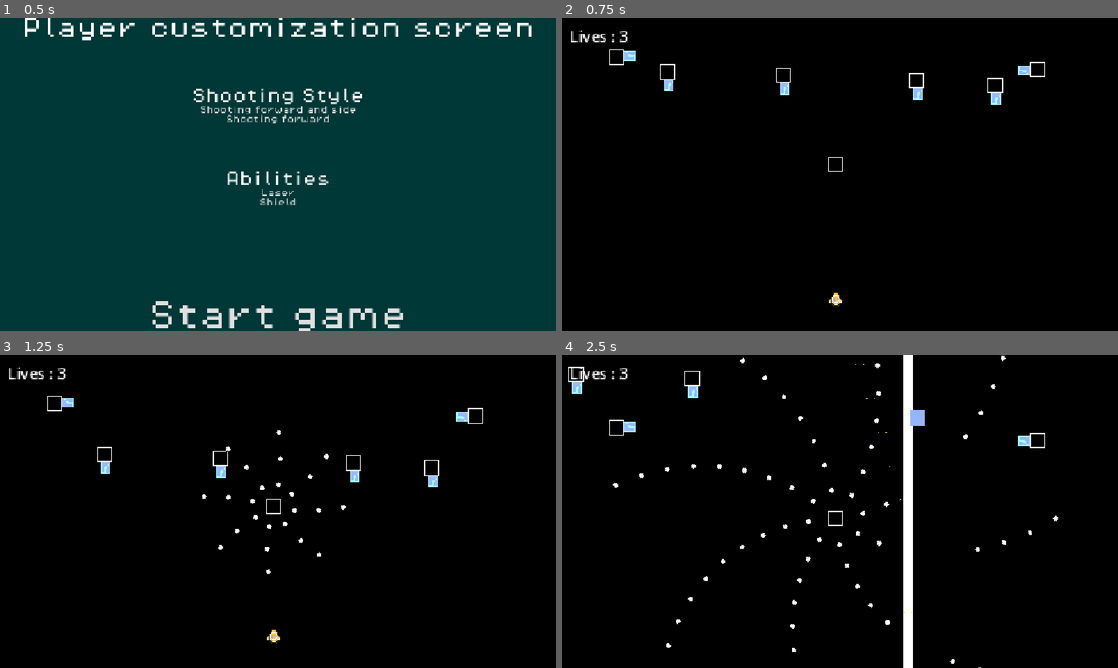
Above: before the commit, frames 1-4 (two rows, left to right).
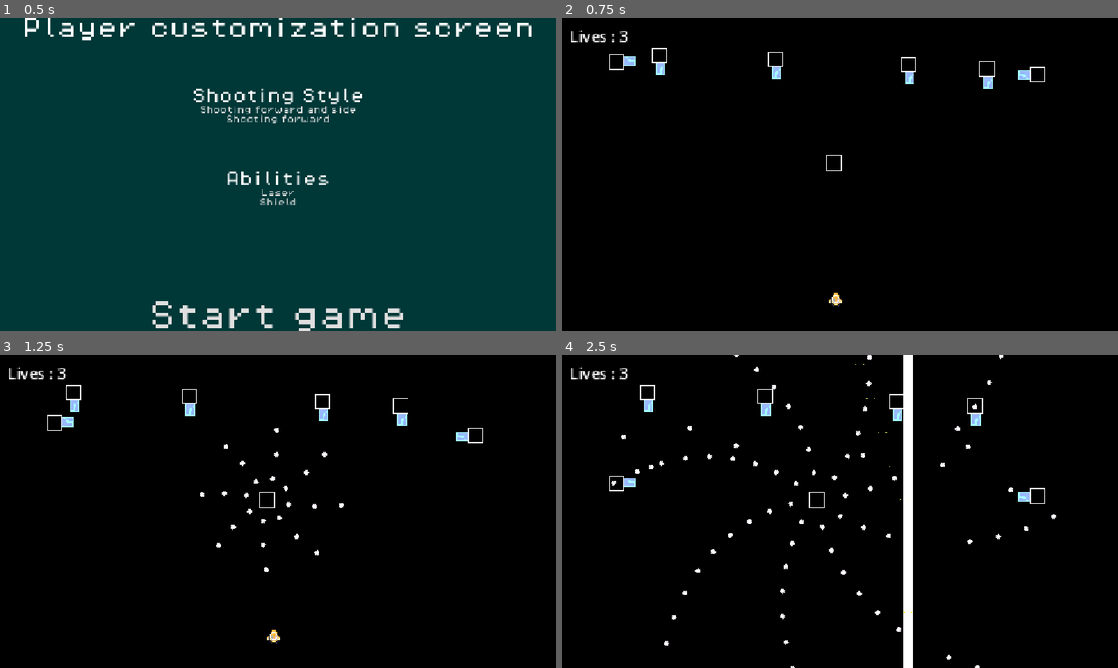
Above: after the commit, the same moments.

Repository: Draftier/Geometric-Invasion-CSS-497
Game: Godot game, scene res://scenes/UI/main_menu.tscn
Same seed, same stepped clock (60 frames per second), same inputs: the game is played once before the commit and once after it.
Inputs:
- Up to frame 1 (0.5 s): no input
- Up to frame 2 (0.75 s): click "Start game" at 0.5 s
- Up to frame 3 (1.25 s): no input
- Up to frame 4 (2.5 s): hold Right (right) 1.28-2.03 s; hold Z (shoot) 1.28-2.03 s; hold Down (down) from 2.03 s (still down); tap X (ability) at 2.1 s; tap Z (shoot) at 2.3 s

Frame 1 is identical in both runs. In frame 2, 1.0% of the frame differs, in the area x 8-87%, y 9-50%; in frame 3, 1.7%; in frame 4, 2.5%, in the area x 1-90%, y 0-100%.

Commit message:
Added functionality for wrap looping for movement events, Changed bullet speed for enemy

Diff:
--- a/geometric-invasion/resources/events/test_movement_data.tres
+++ b/geometric-invasion/resources/events/test_movement_data.tres
@@ -5,9 +5,8 @@
 [resource]
 script = ExtResource("1_3wsdb")
 movement_dict = Dictionary[String, float]({
-"down": 0.1,
-"left": 0.1,
-"up": 0.1
+"left": 0.05,
+"right": 0.05
 })
-function = "sin"
+wrap = true
 metadata/_custom_type_script = "uid://thlx0gtur2d4"
--- /dev/null
+++ b/geometric-invasion/resources/events/test_movement_data_two.tres
@@ -0,0 +1,12 @@
+[gd_resource type="Resource" script_class="EnemyMovementData" format=3 uid="uid://c641j6jfn477v"]
+
+[ext_resource type="Script" uid="uid://thlx0gtur2d4" path="res://scripts/enemy/enemy_movement_data.gd" id="1_okv1j"]
+
+[resource]
+script = ExtResource("1_okv1j")
+movement_dict = Dictionary[String, float]({
+"down": 1.0
+})
+function = "sin"
+leave_screen = true
+metadata/_custom_type_script = "uid://thlx0gtur2d4"
--- a/geometric-invasion/scenes/game.tscn
+++ b/geometric-invasion/scenes/game.tscn
@@ -6,6 +6,7 @@
 [ext_resource type="Texture2D" uid="uid://dhr2fi5xwbms0" path="res://assets/sprites/dark_blue.png" id="3_p57ef"]
 [ext_resource type="Texture2D" uid="uid://bvt77d3gapc08" path="res://assets/sprites/background_1.png" id="4_lbhrr"]
 [ext_resource type="PackedScene" uid="uid://bpouseiggfiit" path="res://scenes/Enemy/fixed_shoot_enemy.tscn" id="6_gee14"]
+[ext_resource type="Resource" uid="uid://c641j6jfn477v" path="res://resources/events/test_movement_data_two.tres" id="8_0tnpc"]
 [ext_resource type="PackedScene" uid="uid://cu4vxxsdf4l7r" path="res://scenes/Enemy/rotater_shoot_enemy.tscn" id="8_gee14"]
 
 [sub_resource type="TileSetAtlasSource" id="TileSetAtlasSource_vtaks"]
@@ -84,31 +85,36 @@
 position = Vector2(159, -108)
 rotation = -3.1415925
 shoot_timer_wait_time = 1.1
+speed = 50
 health = 20
 
 [node name="Enemy2" parent="." unique_id=1178207838 instance=ExtResource("6_gee14")]
 position = Vector2(78, -113)
 rotation = -3.1415925
 shoot_timer_wait_time = 1.2
+speed = 50
 health = 20
 
 [node name="Enemy3" parent="." unique_id=154528625 instance=ExtResource("6_gee14")]
 position = Vector2(-60, -118)
 rotation = -3.1415925
 shoot_timer_wait_time = 1.3
+speed = 50
 health = 20
 
 [node name="Enemy4" parent="." unique_id=2110015904 instance=ExtResource("6_gee14")]
 position = Vector2(-180, -122)
 rotation = -3.1415925
 shoot_timer_wait_time = 1.4
+speed = 50
 health = 20
 
 [node name="Enemy5" parent="." unique_id=1787899574 instance=ExtResource("6_gee14")]
 position = Vector2(-233, -124)
 rotation = 1.5707964
 shoot_timer_wait_time = 0.8
-speed = 20
+movement_events = ExtResource("8_0tnpc")
+speed = 50
 health = 20
 direction = "down"
 equation = "sin"
@@ -117,7 +123,8 @@
 position = Vector2(203, -111)
 rotation = -1.5707964
 shoot_timer_wait_time = 0.88
-speed = 20
+movement_events = ExtResource("8_0tnpc")
+speed = 50
 health = 20
 direction = "down"
 equation = "sin"
--- a/geometric-invasion/scripts/ShootPoint/shoot_point.gd
+++ b/geometric-invasion/scripts/ShootPoint/shoot_point.gd
@@ -27,11 +27,12 @@
 
 		if shooter == "player":
 			bullet = PoolManager.give_player_bullet()
+			bullet.speed = 2000
 		else:
 			bullet = PoolManager.give_enemy_bullet()
+			bullet.speed = 100
 
 
-		bullet.speed = 2000
 		bullet.global_position = $Muzzle.global_position
 		bullet.global_rotation = $Muzzle.global_rotation
 		bullet.activate()
--- a/geometric-invasion/scripts/enemy/base_enemy.gd
+++ b/geometric-invasion/scripts/enemy/base_enemy.gd
@@ -129,6 +129,7 @@
 	if movement_events.leave_screen == true:
 		leave_screen()
 	elif movement_events.wrap == true:
+		execute_movement_events()
 		pass
 
 
--- a/geometric-invasion/scripts/menus/pause_menu.gd
+++ b/geometric-invasion/scripts/menus/pause_menu.gd
@@ -1,6 +1,5 @@
 extends CanvasLayer
 
-@onready var player = get_node("")
 
 func _ready() -> void:
 	hide()
